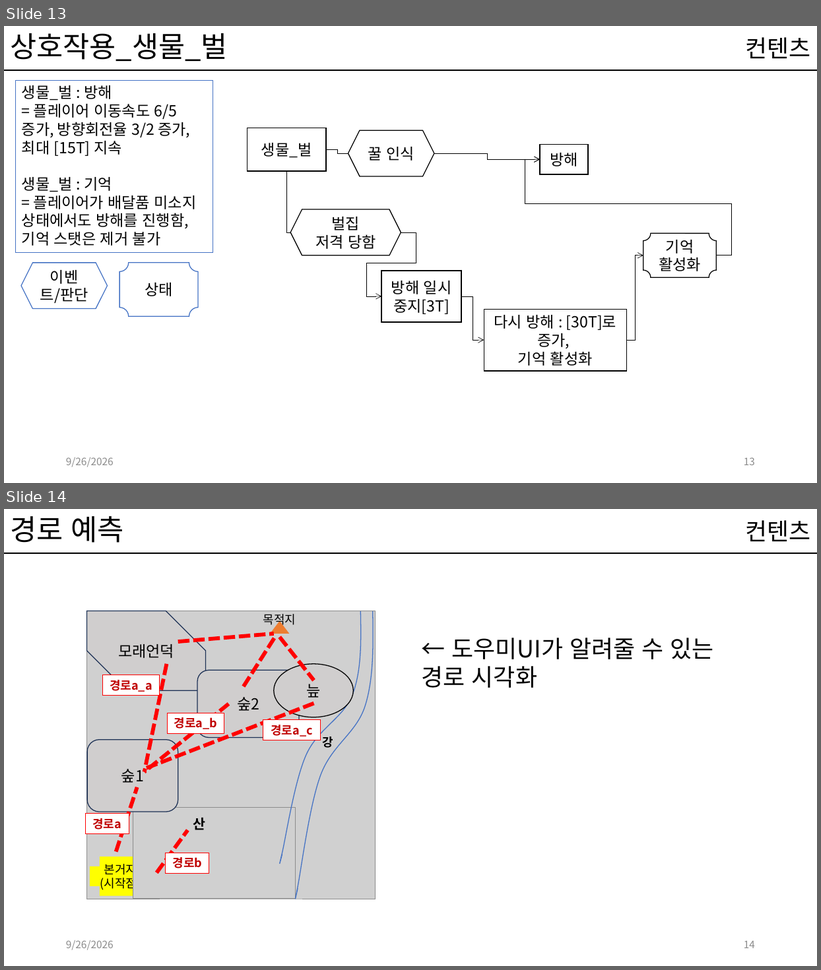
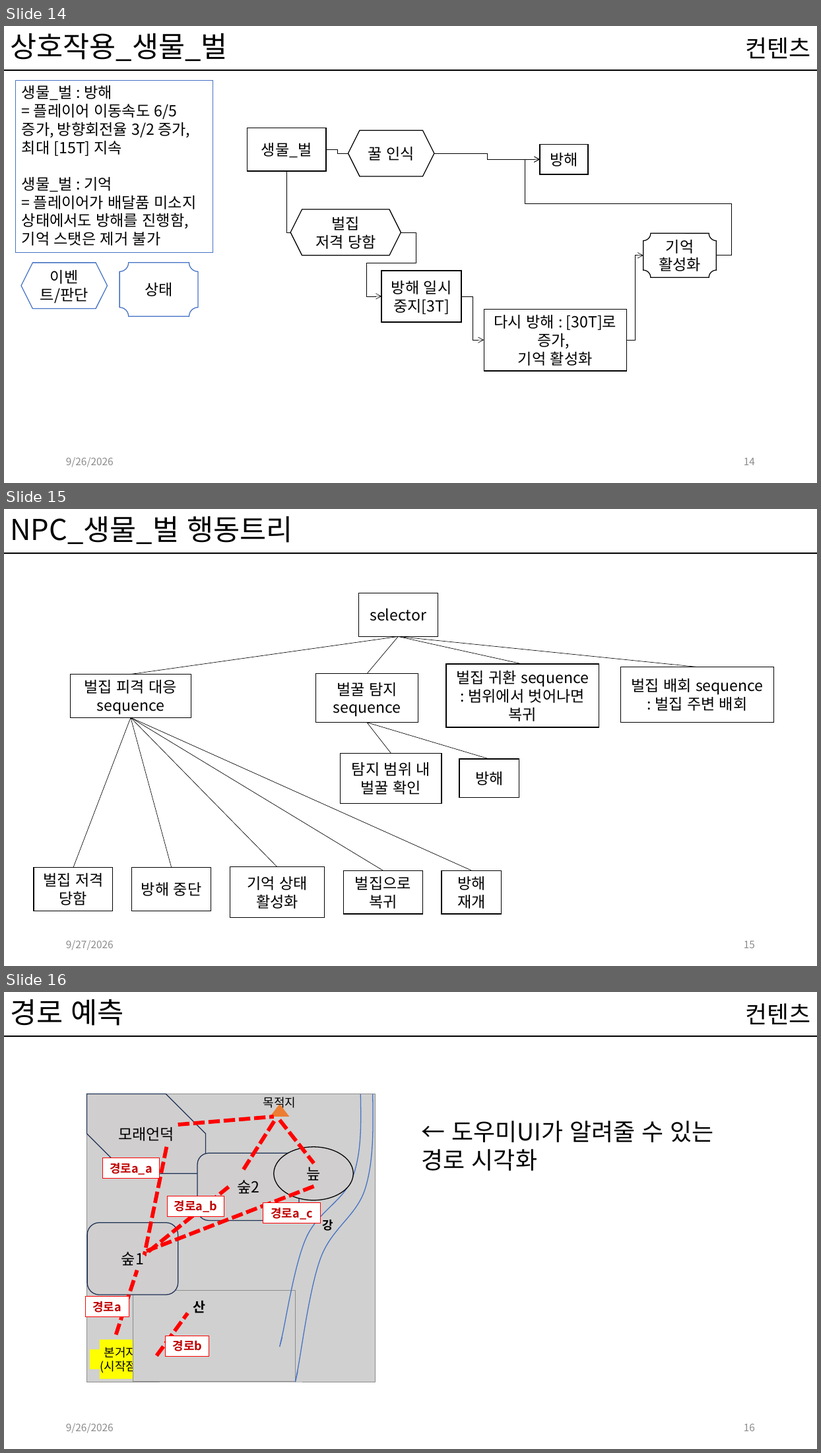
Before and after one commit to kwakyerin/2026_Graduation_Project, a slide deck: documents/HyunahKwon/design/designing/for_teammates/프로토타입_기획.pptx. Shown one above the other, each under a label of ours: slides 13 and 14 before the commit, slides 14, 15 and 16 after it. The pictures are 821x970 and 821x1453 pixels, drawn with LibreOffice and Linux fonts; fonts in the diff are those of the drawing; grey boxes stand for pictures. Boxes give left, top, right and bottom in pixels: in the first picture for what was removed or moved away, otherwise in the second. Text is boxed around its words. In the diff, an @@ line names an element or a change of style, - is before the commit and + after.

Commit message:
벌 행동트리 작성

```diff
--- a/documents/HyunahKwon/design/designing/for_teammates/프로토타입_기획.pptx
+++ b/documents/HyunahKwon/design/designing/for_teammates/프로토타입_기획.pptx
@@ slide 15 added at box(4, 509, 817, 966), background #FFFFFF; not listed: 1 template element that a slide beside it also shows @@
@@ title added at box(10, 516, 292, 544), 34 pt, text #000000 @@
+NPC_생물_벌 행동트리
@@ rectangle added at box(359, 593, 438, 636), fill #FFFFFF, outline #000000 1 pt, 18 pt, text #000000 @@
+selector
@@ line added from (398, 636) to (131, 674), #000000 0.5 pt @@
@@ line added from (398, 636) to (367, 674), #000000 0.5 pt @@
@@ line added from (398, 636) to (523, 664), #000000 0.5 pt @@
@@ line added from (398, 636) to (698, 667), #000000 0.5 pt @@
@@ rectangle added at box(446, 664, 599, 727), fill #FFFFFF, outline #000000 1 pt, 18 pt, text #000000 @@
+벌집 귀환 sequence
+: 범위에서 벗어나면 복귀
@@ rectangle added at box(621, 667, 774, 722), fill #FFFFFF, outline #000000 1 pt, 18 pt, text #000000 @@
+벌집 배회 sequence
+: 벌집 주변 배회
@@ rectangle added at box(71, 674, 191, 718), fill #FFFFFF, outline #000000 1 pt, 18 pt, text #000000 @@
+벌집 피격 대응
+sequence
@@ rectangle added at box(316, 674, 418, 722), fill #FFFFFF, outline #000000 1 pt, 18 pt, text #000000 @@
+벌꿀 탐지 sequence
@@ line added from (131, 718) to (73, 867), #000000 0.5 pt @@
@@ line added from (131, 718) to (172, 867), #000000 0.5 pt @@
@@ line added from (131, 718) to (277, 867), #000000 0.5 pt @@
@@ line added from (131, 718) to (384, 871), #000000 0.5 pt @@
@@ line added from (131, 718) to (472, 871), #000000 0.5 pt @@
@@ line added from (367, 722) to (391, 754), #000000 0.5 pt @@
@@ line added from (367, 722) to (490, 759), #000000 0.5 pt @@
@@ rectangle added at box(341, 754, 442, 803), fill #FFFFFF, outline #000000 1 pt, 18 pt, text #000000 @@
+탐지 범위 내 벌꿀 확인
@@ rectangle added at box(459, 759, 519, 798), fill #FFFFFF, outline #000000 1 pt, 18 pt, text #000000 @@
+방해
@@ rectangle added at box(34, 867, 113, 911), fill #FFFFFF, outline #000000 1 pt, 18 pt, text #000000 @@
+벌집 저격 당함
@@ rectangle added at box(132, 867, 211, 911), fill #FFFFFF, outline #000000 1 pt, 18 pt, text #000000 @@
+방해 중단
@@ rectangle added at box(230, 867, 325, 918), fill #FFFFFF, outline #000000 1 pt, 18 pt, text #000000 @@
+기억 상태
+활성화
@@ rectangle added at box(344, 871, 423, 914), fill #FFFFFF, outline #000000 1 pt, 18 pt, text #000000 @@
+벌집으로 복귀
@@ rectangle added at box(442, 871, 502, 914), fill #FFFFFF, outline #000000 1 pt, 18 pt, text #000000 @@
+방해 재개
@@ text added at box(66, 941, 114, 951), 12 pt, text #8C8C8C @@
+9/27/2026
@@ page number added at box(744, 941, 755, 949), 12 pt, text #8C8C8C @@
+15
@@ what was slide 13 is now slide 14 @@
@@ page number at box(744, 458, 755, 466): text changed @@
-13
+14
@@ what was slide 14 is now slide 16 @@
@@ page number at box(744, 1424, 755, 1432): text changed @@
-14
+16
```
Also in this commit, not shown: 2 slides changed, 1 other slide added, 2 slides removed, 1 other file.
